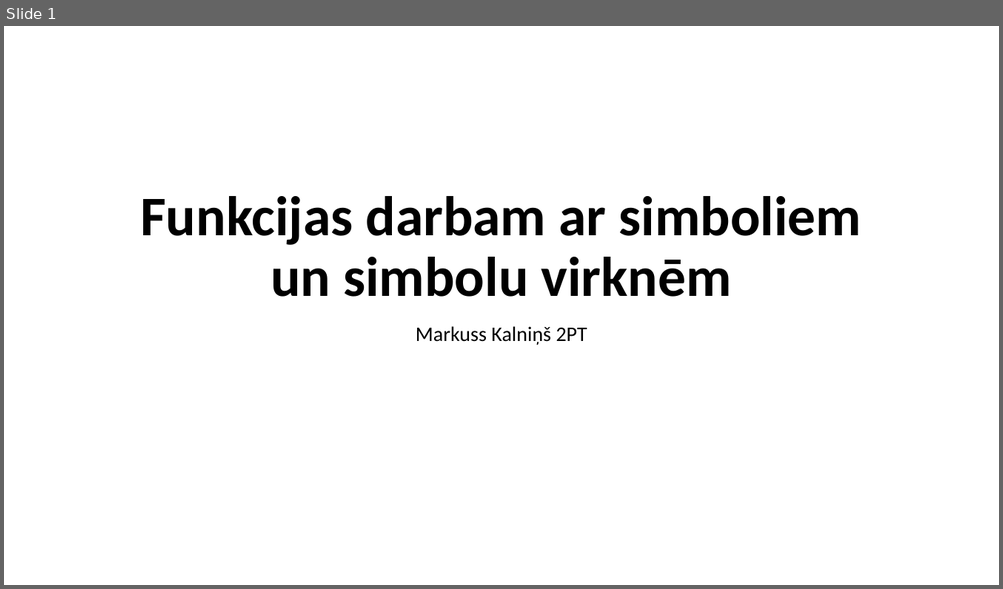
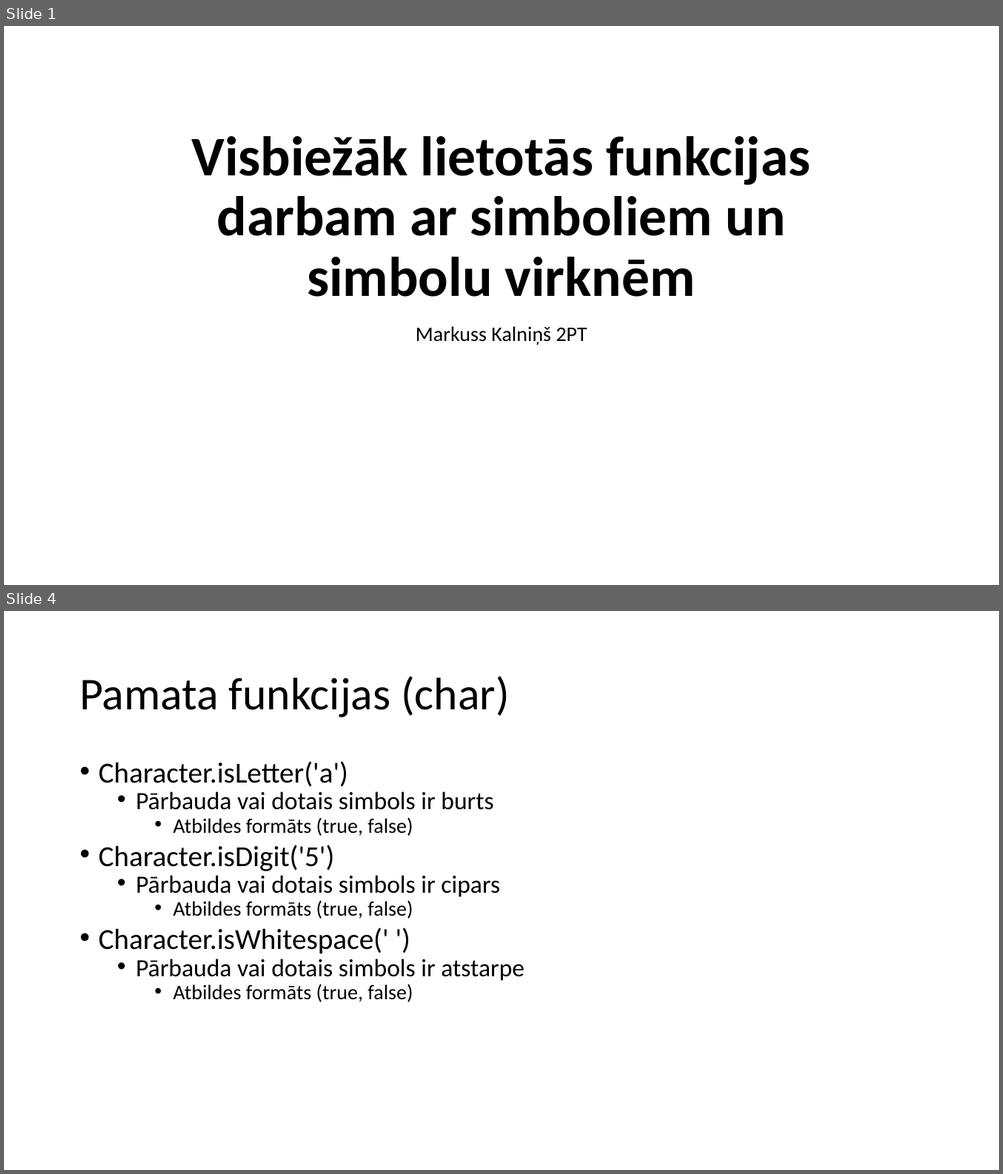
Before and after one commit to minime556/Eksamens, a slide deck: MacibuMaterialsProgEks.pptx. Shown one above the other, each under a label of ours: slide 1 before the commit, slides 1 and 4 after it; the slides between them are not shown. The pictures are 1003x589 and 1003x1174 pixels, drawn with LibreOffice and Linux fonts; fonts in the diff are those of the drawing. Boxes give left, top, right and bottom in pixels: in the first picture for what was removed or moved away, otherwise in the second. Text is boxed around its words. In the diff, an @@ line names an element or a change of style, - is before the commit and + after.

```diff
--- a/MacibuMaterialsProgEks.pptx
+++ b/MacibuMaterialsProgEks.pptx
@@ slide 4 added at (4,611,999,1170), background #FFFFFF @@
@@ title added at (79,676,509,718), 44 pt, text #000000 @@
+Pamata funkcijas (char)
@@ text added at (99,761,524,1002), 24 pt, text #000000 @@
+• Character.isLetter('a')
+  • Pārbauda vai dotais simbols ir burts
+    • Atbildes formāts (true, false)
+• Character.isDigit('5')
+  • Pārbauda vai dotais simbols ir cipars
+    • Atbildes formāts (true, false)
+• Character.isWhitespace(' ')
+  • Pārbauda vai dotais simbols ir atstarpe
+    • Atbildes formāts (true, false)
@@ slide 1 changed as well @@
@@ title at (191,136,810,297): text changed @@
-Funkcijas darbam ar simboliem un simbolu virknēm
+Visbiežāk lietotās funkcijas darbam ar simboliem un simbolu virknēm
```
Also in this commit, not shown: 9 other slides added, 1 slide removed.
